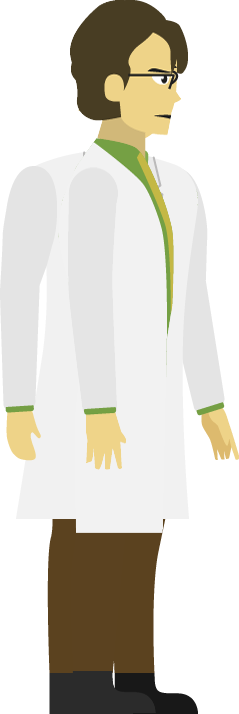
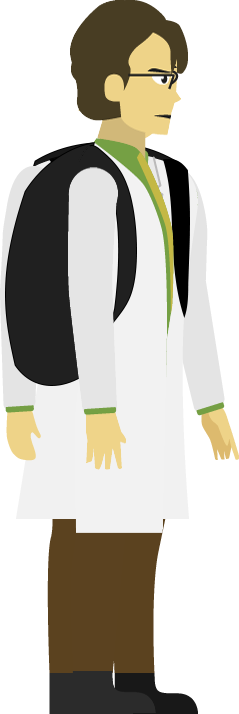
Layers edited between the first and the second 239×714 image:
added layer "Bag_handle" in group "Running" over [77, 145, 137, 324]
added layer "Bag" (1st of 2, in "Running") in group "Running" over [5, 142, 95, 386]
added layer "L_bag_handle" in group "Idle" over [45, 154, 190, 318]
added layer "Bag" (2nd of 2, in "Idle") in group "Idle" over [21, 142, 185, 373]
